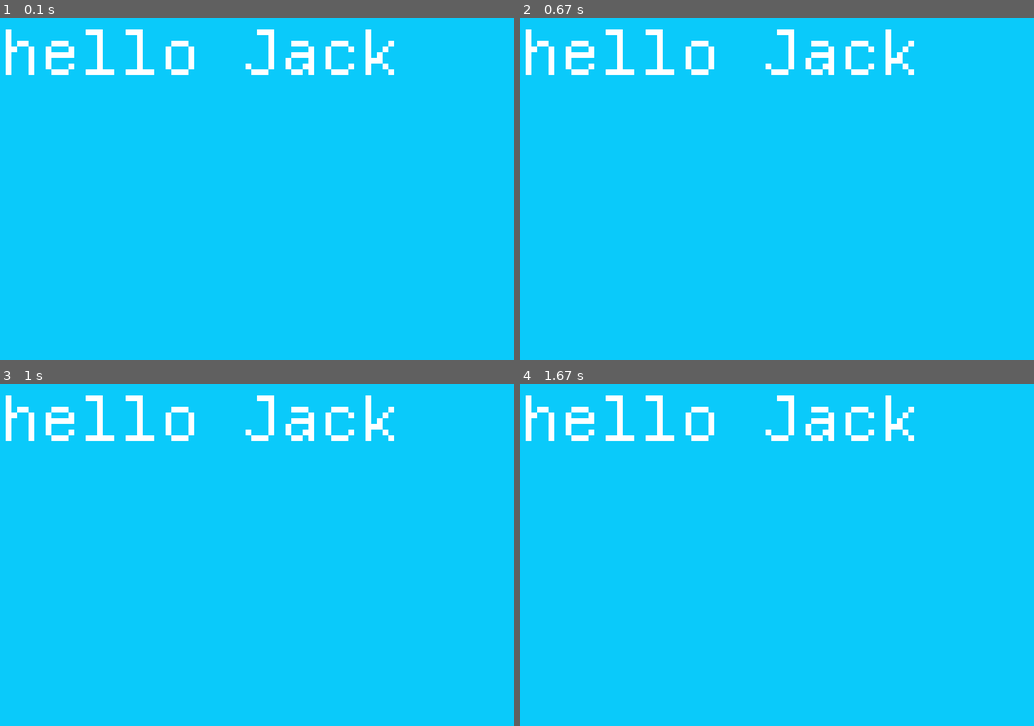
Above: before the commit, frames 1-4 (two rows, left to right).
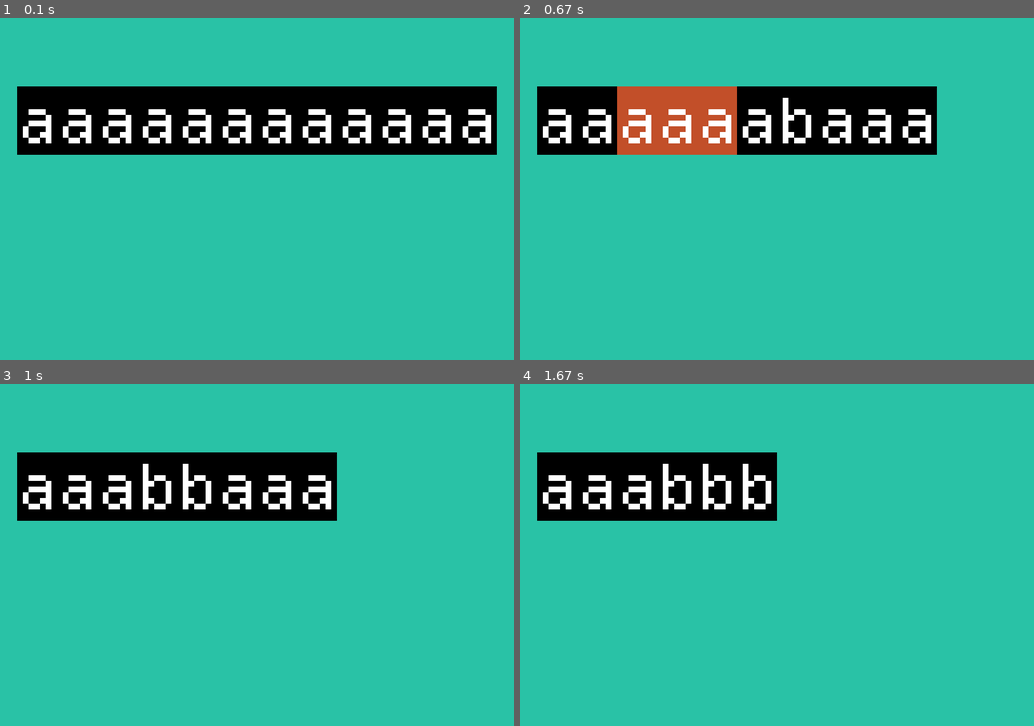
Above: after the commit, the same moments.

Repository: jack-meyer-garvey/Four-Space
Game: pygame game, started from PyGameImplementation.py
Same seed, same stepped clock (60 frames per second), same inputs: the game is played once before the commit and once after it.
Inputs (mouse positions are in pixels of both pictures, inside the frame that each line leads up to):
- Up to frame 1 (0.1 s): no input
- Up to frame 2 (0.67 s): press the mouse at (777, 120) at 0.37 s; move the mouse to (699, 127) at 0.47 s; release the mouse at (617, 137) at 0.6 s
- Up to frame 3 (1 s): press the mouse at (215, 486) at 0.7 s; move the mouse to (262, 561) at 0.8 s; release the mouse at (303, 640) at 0.93 s
- Up to frame 4 (1.67 s): press the mouse at (735, 486) at 1.03 s; move the mouse to (777, 479) at 1.13 s; release the mouse at (812, 476) at 1.27 s

The runs differ from the first frame. In frame 1, 100% of the frame differs, in the area x 0-100%, y 0-100%; in frame 2, 100%; in frame 3, 100%; in frame 4, 100%.

Commit message:
Bonk Bop

Diff:
--- a/PyGameImplementation.py
+++ b/PyGameImplementation.py
@@ -1,10 +1,13 @@
 import os
 os.environ['PYGAME_HIDE_SUPPORT_PROMPT'] = "hide"
 import pygame
+from collections import deque
 import numpy as np
+import re
 
 class PixelGrid:
-    binary_font = {' ': 0, 'A': 75247420147096911872, 'B': 555871685767213285376, 'C': 260722531473394434048,
+    binary_font = {' ': 0, '': 0,
+                   'A': 75247420147096911872, 'B': 555871685767213285376, 'C': 260722531473394434048,
                    'D': 555871571418003996672, 'E': 574173188683679629312, 'F': 574173188683679137792,
                    'G': 260722531680089735168, 'H': 316064021605081710592, 'I': 572430066098342166528,
                    'J': 129272458469370691584, 'K': 316211488173855375360, 'L': 297471904432734044160,
@@ -30,7 +33,7 @@
                    "6": 260722654687953092608, "7": 571994325244371533824, "8": 260723639850371579904,
                    "9": 260723666092621758464}
 
-    def __init__(self, screen_size, pixel_size, main_canvas, background_color=707322):
+    def __init__(self, screen_size, pixel_size, main_canvas, background_color=2736806):
         self.screen_size = screen_size
         self.pixel_size = pixel_size
         self.grid_size = (screen_size[0] // pixel_size, screen_size[1] // pixel_size)
@@ -41,6 +44,11 @@
 
     def add_blank_layer(self):
         self.layers.append((np.zeros(self.grid_size), np.ones(self.grid_size)))
+
+    def erase(self, layer, x1, y1, x2, y2):
+        color, transparency = self.layers[layer]
+        color[x1:x2, y1:y2] = 0
+        transparency[x1:x2, y1:y2] = 1
 
     def apply_layers(self):
         sum_layers = np.zeros(self.grid_size) + self.background_color
@@ -77,152 +85,146 @@
         transparency_slice = self.layers[layer][1][x_position:x_position+x_width, y_position:y_position+y_width]
         transparency_slice *= transparency_array
 
-    def draw_binary(self, num, x_position, y_position, color=2**24-1, layer=0, x_width=7, y_width=12):
-        B = np.array(np.array_split(np.array([num >> i & 1 for i in range(x_width*y_width-1, -1, -1)]), y_width)).transpose()
-        self.draw(B*color, 1-B, x_position, y_position, layer)
-
-    def draw_string(self, text, x_position, y_position, layer=-1, color=2**24-1):
-        if '<' in text:
-            i = 0
-            letter = 0
-            while i < len(text):
-                if text[i] == '<':
-                    i += 1
-                    end = text[i:].find('>')
-                    if end == -1:
-                        i -= 1
-                        while i < len(text):
-                            self.draw_binary(PixelGrid.binary_font[text[i]], x_position + 7 * letter, y_position, layer=layer,
-                                         color=color)
-                            i += 1
-                            letter += 1
-                    elif end == 0:
-                        self.draw_binary(PixelGrid.binary_font['<'], x_position + 7 * letter, y_position, layer=layer,
-                                         color=color)
-                        i += 1
-                    else:
-                        self.draw_binary(PixelGrid.binary_font[text[i:i+end]], x_position + 7 * letter, y_position, layer=layer,
-                                         color=color)
-                        i += end + 1
-                else:
-                    self.draw_binary(PixelGrid.binary_font[text[i]], x_position + 7 * letter, y_position, layer=layer,
-                                     color=color)
-                    i += 1
-                letter += 1
+    def draw_binary(self, num, x_position, y_position, color=2**24-1, background_color=None, layer=0, x_width=7, y_width=12):
+        B = np.array(
+            np.array_split(np.array([num >> i & 1 for i in range(x_width * y_width - 1, -1, -1)]), y_width)).transpose()
+        if background_color is None:
+            self.draw(B*color, 1-B, x_position, y_position, layer=layer)
         else:
-            for i, _ in enumerate(text):
-                self.draw_binary(PixelGrid.binary_font[text[i]], x_position + 7 * i, y_position, layer=layer,
-                                 color=color)
-
-
-# Context -------------------------------
-class Contexts:
-    def __init__(self):
-        self.definitions = {}
-        self.assumptions = {}
-        self.theorems = {}
-
-    def define(self, entity):
-        if entity.symbol not in self.definitions:
-            self.definitions[entity.symbol] = entity
-            return entity
-        else:
-            raise Exception(f'Symbol {entity.symbol} is already defined as {self.definitions[entity.symbol]}. Attempted to define it as {entity}')
-
-    def __add__(self, other):
-        self.definitions |= other.definitions
-        return self
-
-    def is_compatible_with(self, other):
-        # Check all shared symbols for equality
-        for symbol in self.definitions:
-            if symbol in other.definitions:
-                # Check if definitions match
-                if not self.definitions[symbol] == other.definitions[symbol]:
-                    return False
-        for assume in self.assumptions:
-            if assume in other.assumptions:
-                if not self.assumptions[assume] == other.assumptions[assume]:
-                    return False
-            else: return False
-        return True
-
-# Judgements -------------------------------
-class Judgements:
-    def __init__(self, context):
-        self.context = context
-        pass
-
-class IsType(Judgements):
-    def __init__(self, context, Type):
-        self.Type = Type
-        super().__init__(context)
-
-    def __eq__(self, other):
-        return type(self) == type(other) and self.Type == other.Type
-
-class TermIsType(Judgements):
-    def __init__(self, context, term, Type):
-        self.term = term
-        self.Type = Type
-        super().__init__(context)
-
-    def __eq__(self, other):
-        return type(self) == type(other) and self.Type == other.Type and self.term == other.term
-
-class TypeEquality(Judgements):
-    def __init__(self, context, Type1, Type2):
-        self.Type1 = Type1
-        self.Type2 = Type2
-        super().__init__(context)
-
-    def __eq__(self, other):
-        return type(self) == type(other) and self.Type1 == other.Type1 and self.Type2 == other.Type2
-
-class TermEquality(Judgements):
-    def __init__(self, context, Term1, Term2, Type):
-        self.Term1 = Term1
-        self.Term2 = Term2
-        self.Type = Type
-        super().__init__(context)
-
-    def __eq__(self, other):
-        return type(self) == type(other) and self.Term1 == other.Term1 and self.Term2 == other.Term2 and self.Type == other.Type
-
-# Inference Rules -------------------------------
-class InferenceRules:
-    def __init__(self):
-        pass
-
-# Terms -------------------------------
-class Terms:
-    def __init__(self, symbol, Type):
-        self.symbol = symbol
-        self.Type = Type
-
-class constant(Terms):
-    def __init__(self, symbol, Type):
-        super().__init__(symbol, Type)
-
-class Variable(Terms):
-    def __init__(self, symbol, Type):
-        super().__init__(symbol, Type)
-
-class Function(Terms):
-    def __init__(self, symbol, Type):
-        super().__init__(symbol, Type)
-
-# Types -------------------------------
-class Types:
-    def __init__(self, symbol):
-        self.symbol = symbol
-        self.symbols = {symbol}
-        self.term_introduction_rules = set()
-        self.term_elimination_rules = set()
-
-    def add_symbol(self, symbol):
-        self.symbols.add(symbol)
-        return self
+            self.draw(B*color+(1-B)*background_color, np.zeros((x_width, y_width)), x_position, y_position, layer=layer)
+
+    def draw_string(self, text, x_position, y_position, layer=-1, color=2**24-1, background_color=None):
+        letter = x_position
+        i = 0
+        while i<len(text):
+            if text[i] == '<':
+                command = text[i+1:text.find('>', i+1)]
+                self.draw_binary(PixelGrid.binary_font[command], letter, y_position, layer=layer, color=color,
+                             background_color=background_color)
+                i += len(command) + 1
+            else:
+                self.draw_binary(PixelGrid.binary_font[text[i]], letter, y_position, layer=layer, color=color,
+                                 background_color=background_color)
+            letter += 7
+            i += 1
+        return letter, y_position + 12
+
+    def draw_string_with_indexing(self, text, x_position, y_position, layer=-1, color=2**24-1, background_color=None):
+        letter = x_position
+        indexing = []
+        i = 0
+        while i < len(text):
+            indexing.append(i)
+            if text[i] == '<':
+                command = text[i + 1:text.find('>', i + 1)]
+                self.draw_binary(PixelGrid.binary_font[command], letter, y_position, layer=layer, color=color,
+                                 background_color=background_color)
+                i += len(command) + 1
+            else:
+                self.draw_binary(PixelGrid.binary_font[text[i]], letter, y_position, layer=layer, color=color,
+                                 background_color=background_color)
+            letter += 7
+            i += 1
+        return letter, y_position + 12, indexing
+
+
+# String Rewrite Rule ----------
+class Ground:
+    def __init__(self, left, right):
+        self.left = left
+        self.right = right
+
+    def no_check_replace(self, text, index):
+        return text[:index] + self.right + text[index+len(self.left):]
+
+    def text_index_to_match_index(self, text):
+        text_index_to_match_index = {}
+        matches = reversed(list(re.finditer(f'(?={self.left})', text)))
+        last_match_index = len(text)
+        for _ in matches:
+            _ = _.start()
+            for i in range(_, min(_+len(self.left), last_match_index)):
+                text_index_to_match_index[i] = _
+            last_match_index = _
+        return text_index_to_match_index
+
+
+# Puzzle ----------
+class Puzzle:
+    instances = []
+    def __init__(self, pGrid, start, end, rules, x_position, y_position, layer=-1, color=2**24-1, background_color=None,
+                 highlight_color=12734249):
+        Puzzle.instances.append(self)
+        self.canvas = pGrid
+        self.x_position = x_position
+        self.y_position = y_position
+        self.path = deque([start])
+        self.end = end
+        self.current_rule = rules[0]
+        self.rules = rules
+        self.layer = layer
+        self.color = color
+        self.background_color = background_color
+        self.highlight_color = highlight_color
+        self.x_position_end, self.y_position_end, self.indexing = pGrid.draw_string_with_indexing(start, x_position,
+                                        y_position, layer=layer, color=color, background_color=background_color)
+        self.is_hovering = False
+        self.matched_index = None
+        self.text_index_to_match_index = self.current_rule.text_index_to_match_index(start)
+
+    def pixel_to_text_index(self, x_pixel):
+        return self.indexing[(x_pixel - self.x_position)//7]
+
+    def is_within(self, x, y):
+        return (self.x_position <= x < self.x_position_end
+            and self.y_position <= y < self.y_position_end)
+
+    def mouse_match_select(self, pos):
+        x, y = pos[0] // self.canvas.pixel_size, pos[1] // self.canvas.pixel_size
+        if self.is_within(x, y):
+            _ = self.pixel_to_text_index(x)
+            if _ in self.text_index_to_match_index:
+                self.is_hovering = True
+                self.matched_index = self.text_index_to_match_index[_]
+                self.highlight_match(self.text_index_to_match_index[_])
+            elif self.is_hovering:
+                self.is_hovering = False
+                self.un_highlight()
+        elif self.is_hovering:
+            self.is_hovering = False
+            self.un_highlight()
+
+    def highlight_match(self, index):
+        self.canvas.erase(self.layer, self.x_position, self.y_position, self.x_position_end, self.y_position_end)
+        hl_start = index
+        hl_end = hl_start + len(self.current_rule.left)
+        x_end = self.canvas.draw_string(self.path[-1][:hl_start],
+                                               self.x_position, self.y_position, layer=self.layer, color=self.color,
+                                               background_color=self.background_color)[0]
+        x_end = self.canvas.draw_string(self.path[-1][hl_start:hl_end], x_end,
+                                               self.y_position, layer=self.layer, color=self.color,
+                                               background_color=self.highlight_color)[0]
+        self.canvas.draw_string(self.path[-1][hl_end:], x_end,
+                                self.y_position, layer=self.layer, color=self.color,
+                                background_color=self.background_color)
+
+    def un_highlight(self):
+        self.canvas.erase(self.layer, self.x_position, self.y_position, self.x_position_end, self.y_position_end)
+        self.canvas.draw_string(self.path[-1], self.x_position, self.y_position, layer=self.layer, color=self.color,
+                               background_color=self.background_color)
+
+    def apply_rule(self, pos):
+        if self.is_hovering:
+            new_node = self.current_rule.no_check_replace(self.path[-1], self.matched_index)
+            self.path.append(new_node)
+            self.canvas.erase(self.layer, self.x_position, self.y_position, self.x_position_end, self.y_position_end)
+            self.x_position_end, self.y_position_end = self.canvas.draw_string(new_node, self.x_position, self.y_position, layer=self.layer,
+                                                                         color=self.color, background_color=self.background_color)
+            self.text_index_to_match_index = self.current_rule.text_index_to_match_index(new_node)
+            self.mouse_match_select(pos)
+
+
+
 
 # Main -------------------------------
 resize = 1.5
@@ -238,12 +240,10 @@
 hoi = np.zeros(size)
 n = 10
 canvas = PixelGrid(size, n, hoi)
-canvas.draw_string("hello Jack", 0, 0)
-
-cont = Contexts()
-Natural_Numbers = cont.define(Types('Nat'))
-nat_zero = cont.define(constant('0', Natural_Numbers))
-print(cont.definitions)
+
+R = Ground('aaa', 'b')
+boop = Puzzle(canvas, 'aaaaaaaaaaaa', 'aabb', [R], 3, 12, background_color=0)
+
 
 # Pygame Loop -----------------------------------------------
 
@@ -251,15 +251,19 @@
     for event in pygame.event.get():
         if event.type == pygame.QUIT:
             running = False
-        if event.type == pygame.KEYDOWN:
-            pass
+        elif event.type == pygame.MOUSEMOTION:
+            boop.mouse_match_select(event.pos)
+        elif event.type == pygame.MOUSEBUTTONDOWN:
+            if event.button == 1:
+                boop.apply_rule(event.pos)
+
 
     canvas.apply_layers()
     pygame.surfarray.blit_array(screen, hoi)
     pygame.display.flip()
 
     clock.tick(60)  # limits FPS to 60
-    if clock.get_fps() < 58 and clock.get_fps():
-        print(clock.get_fps())
+    #if clock.get_fps() < 58 and clock.get_fps():
+    #    print(clock.get_fps())
 
 pygame.quit()
